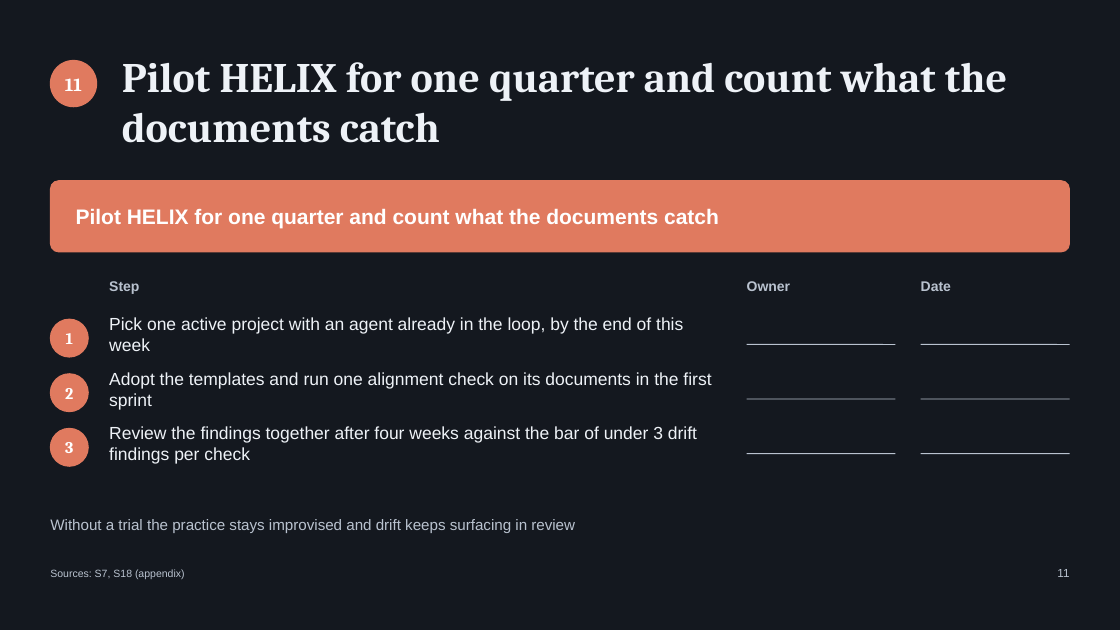
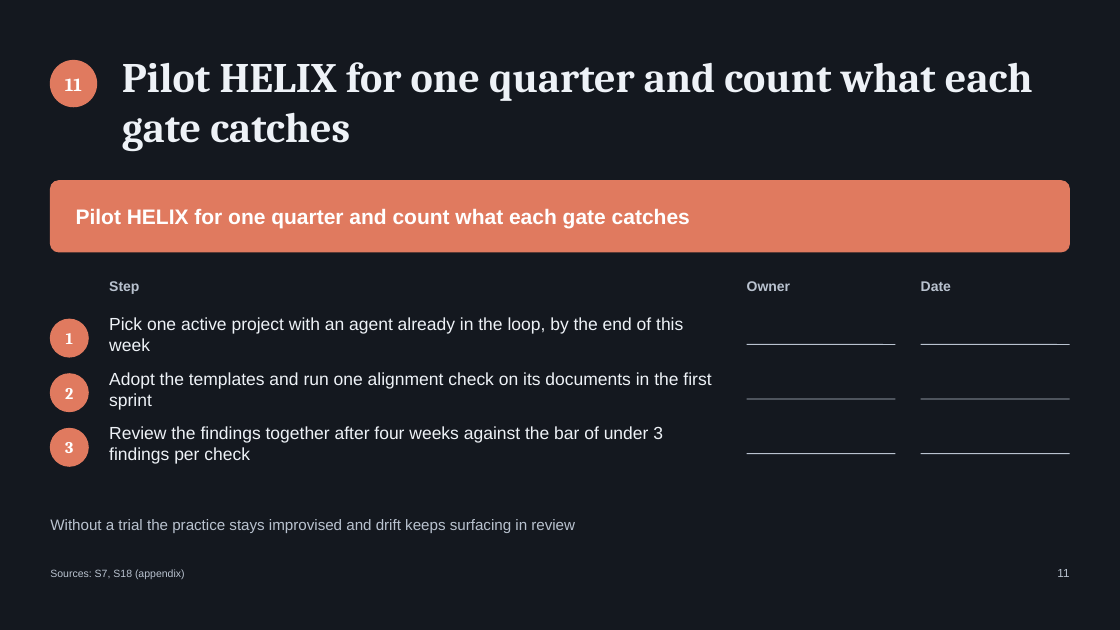
Before and after one commit to DocumentDrivenDX/helix, a slide deck: slide 11 of docs/helix/06-iterate/deliverables/assets/DEL-001-helix-evaluation-deck.pptx. Drawn at 1120x630 pixels with LibreOffice and Linux fonts; fonts in the diff are those of the drawing. Boxes give left, top, right and bottom in pixels: in the first picture for what was removed or moved away, otherwise in the second. Text is boxed around its words. In the diff, an @@ line names an element or a change of style, - is before the commit and + after.

```diff
--- a/docs/helix/06-iterate/deliverables/assets/DEL-001-helix-evaluation-deck.pptx
+++ b/docs/helix/06-iterate/deliverables/assets/DEL-001-helix-evaluation-deck.pptx
@@ text at (x1=122, y1=62, x2=1033, y2=152): text changed @@
-Pilot HELIX for one quarter and count what the documents catch
+Pilot HELIX for one quarter and count what each gate catches
@@ text at (x1=76, y1=209, x2=690, y2=229): text changed @@
-Pilot HELIX for one quarter and count what the documents catch
+Pilot HELIX for one quarter and count what each gate catches
@@ text at (x1=109, y1=426, x2=663, y2=464): text changed @@
-Review the findings together after four weeks against the bar of under 3 drift findings per check
+Review the findings together after four weeks against the bar of under 3 findings per check
```
Also in this commit, not shown: 7 other slides changed, 6 slides added, 4 slides removed, 15 other files.
